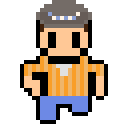
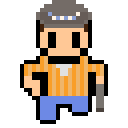
Two versions of the same layered image (128×128). Layer-by-layer changes:
painted on "Layer 1" over [96, 84, 104, 112]
